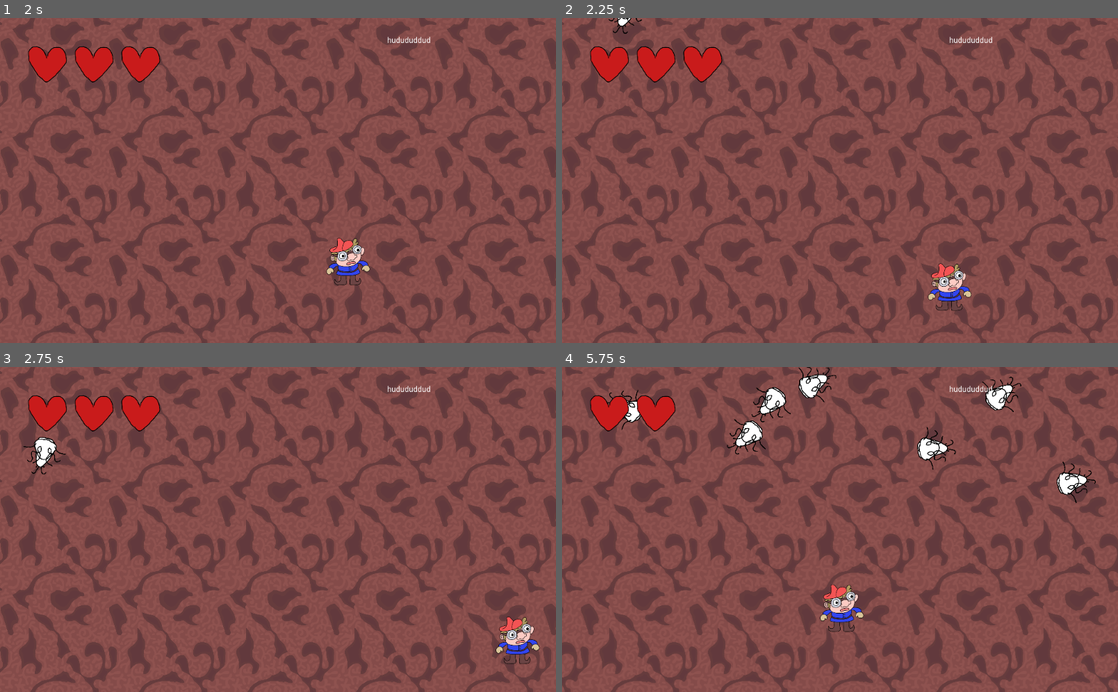
Above: before the commit, frames 1-4 (two rows, left to right).
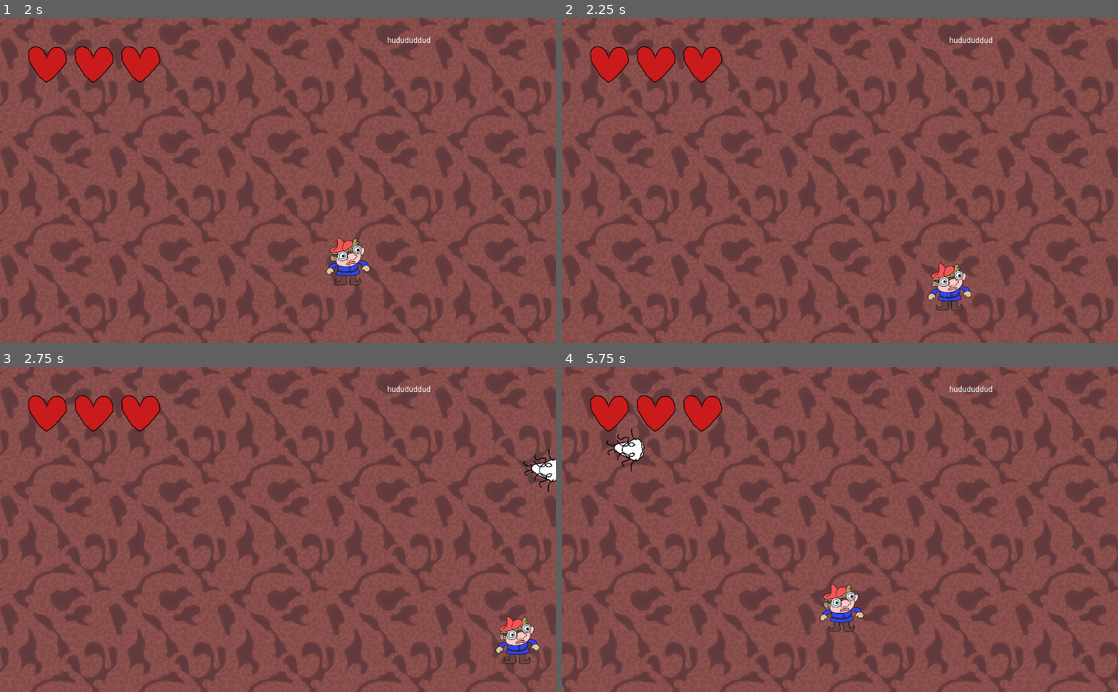
Above: after the commit, the same moments.

Repository: Snorps/deworming
Game: Godot game, scene res://Game_Container.tscn
Two runs of this game, one before a commit and one after it. Both use one fixed random seed, a clock stepped at 60 frames per second and the inputs below.
Inputs (mouse positions are in pixels of both pictures, inside the frame that each line leads up to):
- Up to frame 1 (2 s): tap Enter at 0.5, 1.25 s; move the mouse to (400, 164) at 0.52 s; hold D (move_right) 0.53-1.28 s; click (400, 164) at 0.67 s; move the mouse to (166, 196) at 1.27 s; hold S (move_down) from 1.28 s (still down)
- Up to frame 2 (2.25 s): tap Enter at 2 s; move the mouse to (895, 109) at 2.02 s; release S (move_down) at 2.03 s; hold D (move_right) from 2.03 s (still down)
- Up to frame 3 (2.75 s): keep holding D (move_right)
- Up to frame 4 (5.75 s): tap Enter at 2.75, 3.5, 4.25 s; move the mouse to (812, 594) at 2.77 s; release D (move_right) at 2.78 s; hold W (move_up) 2.78-3.53 s; click (812, 594) at 2.92 s; move the mouse to (1006, 578) at 3.52 s; hold A (move_left) 3.53-5.03 s; move the mouse to (673, 480) at 4.27 s; move the mouse to (867, 529) at 5.02 s; hold S (move_down) from 5.03 s (still down); click (867, 529) at 5.17 s

Frame 1 is identical in both runs. In frame 2, less than 0.1% of the frame differs, in the area x 8-15%, y 0-5%; in frame 3, 0.6%; in frame 4, 3.0%, in the area x 8-96%, y 0-42%.

Commit message:
Made enemies spawn from edge of level rather than edge of viewport.

Diff:
--- a/Game.tscn
+++ b/Game.tscn
@@ -9,7 +9,7 @@
 
 [sub_resource type="Curve2D" id=1]
 _data = {
-"points": PoolVector2Array( 0, 0, 0, 0, 1073.57, -53.5237, 0, 0, 0, 0, 1082.61, 624.286, 0, 0, 0, 0, -175.396, 645.323, 0, 0, 0, 0, -158.81, -68.7836, 0, 0, 0, 0, 1027.53, -39.3719 )
+"points": PoolVector2Array( 0, 0, 0, 0, 1073.57, -53.5237, 0, 0, 0, 0, 1089.11, 555.133, 0, 0, 0, 0, 1082.61, 624.286, 0, 0, 0, 0, -175.396, 645.323, 0, 0, 0, 0, -158.81, -68.7836, 0, 0, 0, 0, 1027.53, -39.3719 )
 }
 
 [node name="Game" type="Node" groups=["Game"]]
@@ -29,14 +29,14 @@
 position = Vector2( 542, 287 )
 
 [node name="MobPath" type="Path2D" parent="."]
-position = Vector2( -3355.2, -3158.33 )
-scale = Vector2( 8.65058, 10.2884 )
+position = Vector2( -10571, -7603.36 )
+scale = Vector2( 23.6663, 29.3332 )
 curve = SubResource( 1 )
 
 [node name="MobSpawnLocation" type="PathFollow2D" parent="MobPath"]
-position = Vector2( 513.512, 633.803 )
-rotation = 3.12487
-offset = 1246.82
+position = Vector2( -164.383, 171.154 )
+rotation = -1.54757
+offset = 2404.43
 
 [node name="Background" type="Node2D" parent="."]
 z_index = -10
--- a/Scripts/Game.gd
+++ b/Scripts/Game.gd
@@ -19,19 +19,26 @@
 	$MobTimer.start()
 	$ScoreTimer.start()
 
+
 func _on_MobTimer_timeout():
-	# Create a new instance of the Mob scene.
 	var mob = mob_scene.instance()
+	var ls = GameVars.levelSize
+	#var mob_spawn_location = get_node("MobPath/MobSpawnLocation")
+	#mob_spawn_location.offset = randi()
 
-	# Choose a random location on Path2D.
-	var mob_spawn_location = get_node("MobPath/MobSpawnLocation")
-	mob_spawn_location.offset = randi()
+	var mobPos = Vector2(randf()*ls.x, randf()*ls.y)
+	mobPos = mobPos - (ls/2)
 
+	if randf() > 0.75:
+		mobPos.x = -ls.x/2
+	elif randf() > 0.5:
+		mobPos.y = -ls.y/2
+	elif randf() > 0.25:
+		mobPos.x = ls.x/2
+	else:
+		mobPos.y = ls.y/2
 
-	# Set the mob's position to a random location.
-	mob.position = mob_spawn_location.position
+	print(ls/2, mobPos)
 
-
-
-	# Spawn the mob by adding it to the Main scene.
+	mob.position = mobPos
 	add_child(mob)
--- a/Scripts/Game_Vars.gd
+++ b/Scripts/Game_Vars.gd
@@ -3,5 +3,7 @@
 var player
 var camera
 
+var levelSize = Vector2(2500,1500)
+
 enum State {GAME_OVER, PLAYING, MENU}
 var state = State.MENU
--- a/Scripts/Mob.gd
+++ b/Scripts/Mob.gd
@@ -38,10 +38,11 @@
 #func _process(delta):
 #	pass
 
-
-func _on_VisibilityNotifier2D_screen_exited():
-	var viewport = get_viewport().size
-	# var pos = $ScreenBumpNotifier.position
-	#rotation_degrees = 180 - abs(rotation_degrees)
-	look_at(GameVars.player.position)
-	set_linear_velocity(get_global_transform().x.normalized() * velocity)
+#func flip():
+#	look_at(GameVars.player.position)
+#	set_linear_velocity(get_global_transform().x.normalized() * velocity)
+#
+#func _process(_delta):
+#	var ls = GameVars.levelSize
+#	if abs(position.x) > ls.x/2 or abs(position.y) > ls.y/2:
+#		flip()
--- a/Scripts/Player.gd
+++ b/Scripts/Player.gd
@@ -17,14 +17,13 @@
 export var velocityMultiplier = 0.75
 export var meleeCooldown = 0.7
 
-var level_size # Size of the game window
+var level_size = GameVars.levelSize
 
 var velocity = Vector2.ZERO # The player's movement vector.
 
 var viewportSize
 
 func _ready():
-	level_size = Vector2(2500,1500)
 	viewportSize = get_viewport().size
 	GameVars.player = self
 
@@ -101,7 +100,6 @@
 	pos.x = clamp(pos.x, lowerbounds.x, upperbounds.x)
 	pos.y = clamp(pos.y, lowerbounds.y, upperbounds.y)
 
-	print(position, pos, upperbounds, viewportSize)
 	return pos
 
 var lastMeleeTime = 0
